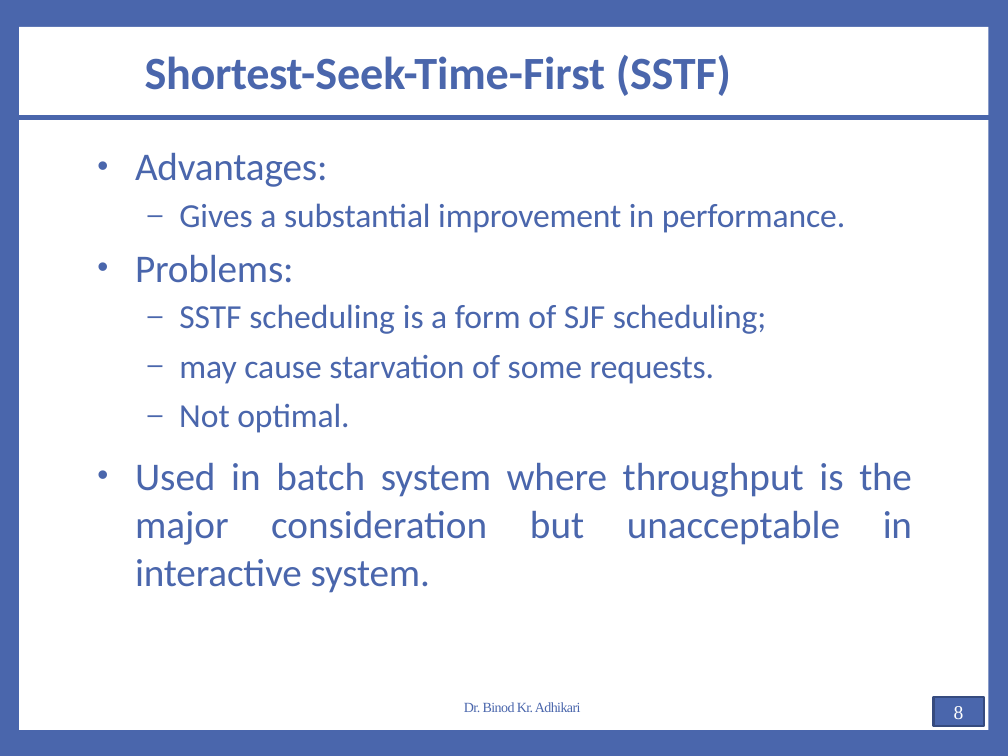
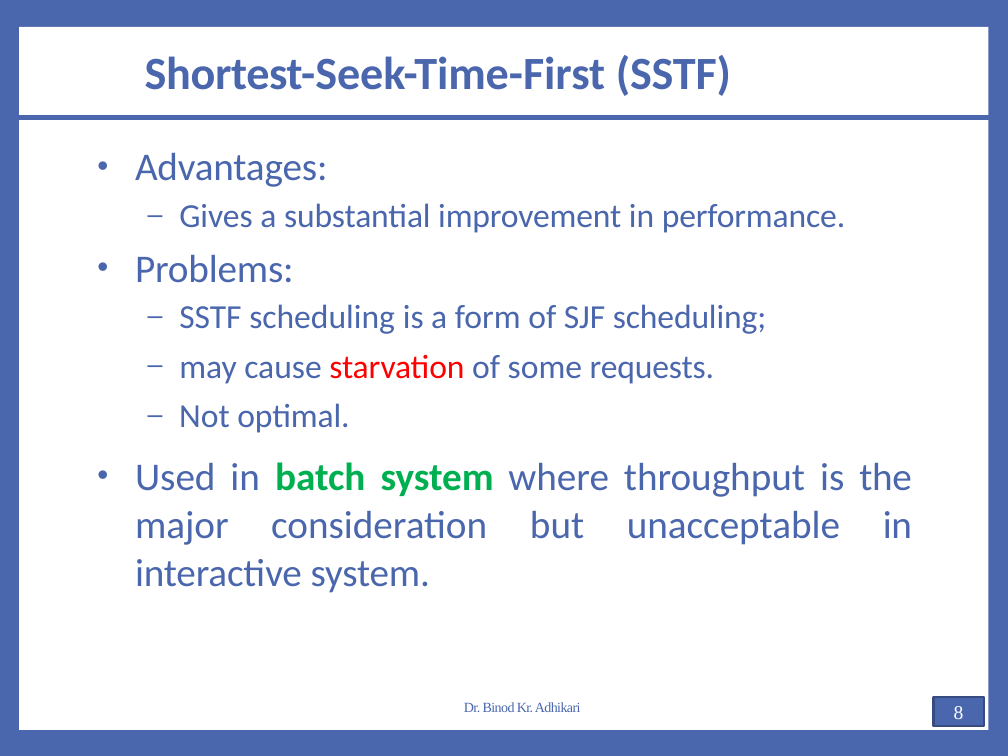
Before and after one commit to Yujan3333/Master-in-Computer-Science-and-Information-Technology, a slide deck: slide 8 of Main/Study/First Sem/All Notes and Resources Combined/AOS Notes/Unit 2.2-Chapter 5(Storage Management).pptx. Drawn at 1008x756 pixels with LibreOffice and Linux fonts; fonts in the diff are those of the drawing. Boxes give left, top, right and bottom in pixels: in the first picture for what was removed or moved away, otherwise in the second. Text is boxed around its words. In the diff, an @@ line names an element or a change of style, - is before the commit and + after.

```diff
--- a/Main/Study/First Sem/All Notes and Resources Combined/AOS Notes/Unit 2.2-Chapter 5(Storage Management).pptx
+++ b/Main/Study/First Sem/All Notes and Resources Combined/AOS Notes/Unit 2.2-Chapter 5(Storage Management).pptx
@@ text at bbox=[135, 354, 912, 593]: text colour #4A66AC to #FF0000 in "starvation"; text colour #4A66AC to #00B050, bold on in "batch system" @@
```
Also in this commit, not shown: 2 other slides changed, 40 other files.
